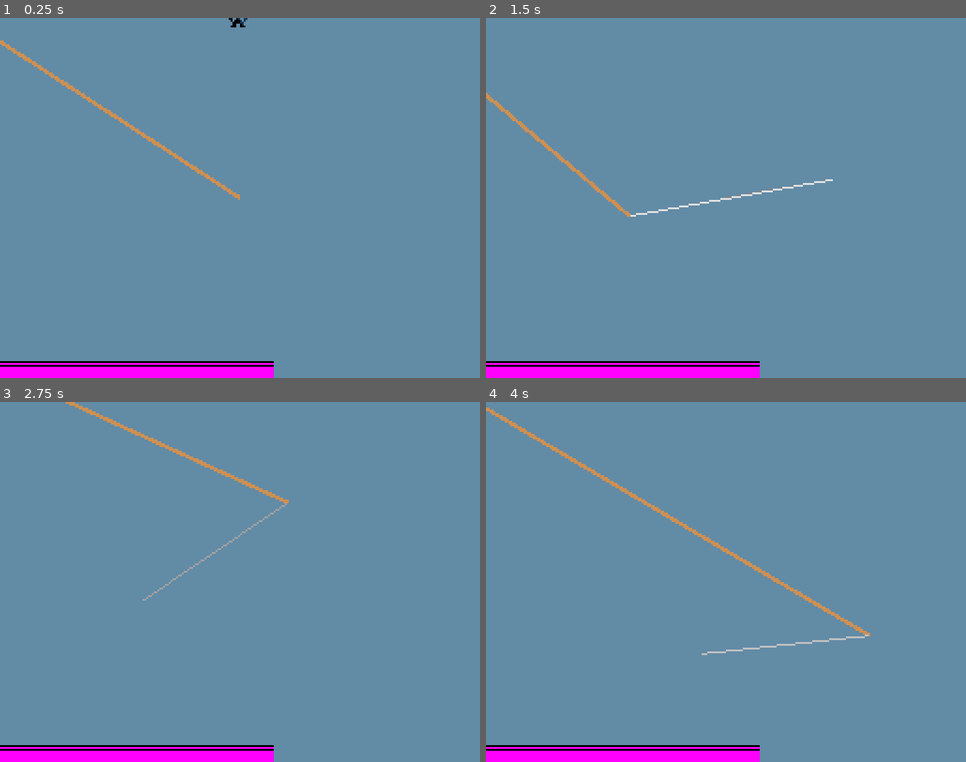
Above: before the commit, frames 1-4 (two rows, left to right).
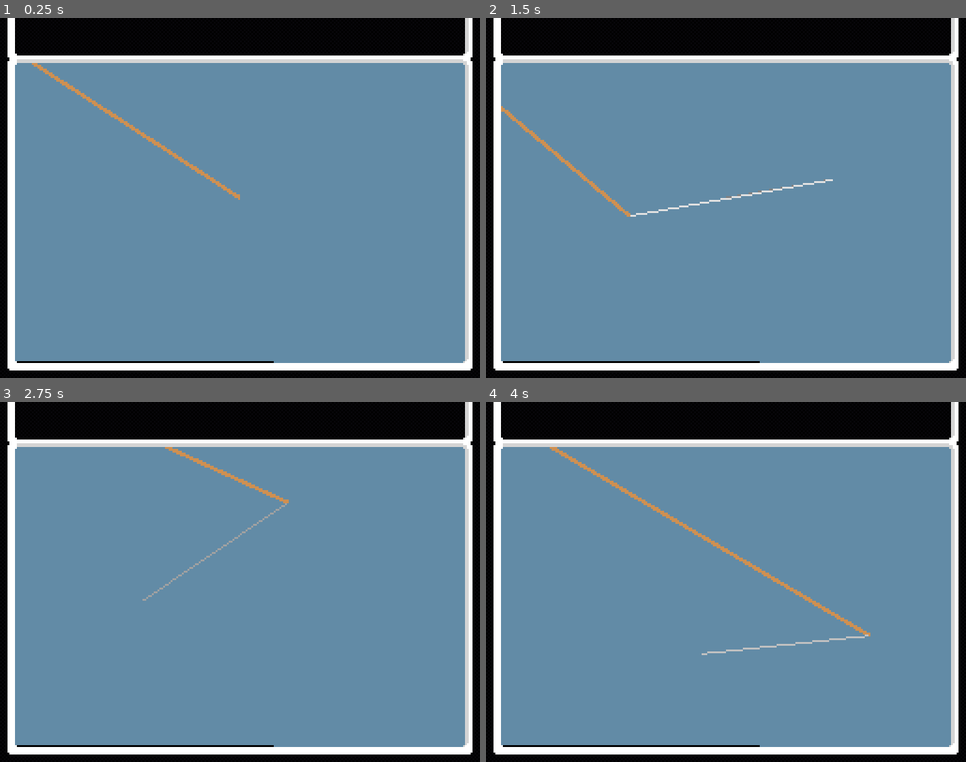
Above: after the commit, the same moments.

Repository: Jcodefox/GMTK-2025
Game: Godot game, scene res://scenes/topscenes/gameplay_topscene.tscn
The game is run twice, just before and just after one commit, with the same random seed, the same clock (stepped at 60 frames per second) and the same inputs.
Inputs (mouse positions are in pixels of both pictures, inside the frame that each line leads up to):
- Up to frame 1 (0.25 s): no input
- Up to frame 2 (1.5 s): move the mouse to (831, 180) at 0.52 s; hold D (move_right) from 0.53 s (still down); tap Space (move_jump) at 0.77 s; move the mouse to (630, 216) at 1.27 s
- Up to frame 3 (2.75 s): tap Space (move_jump) at 1.52 s; move the mouse to (288, 502) at 2.02 s; release D (move_right) at 2.03 s; hold A (move_left) from 2.03 s (still down)
- Up to frame 4 (4 s): tap Enter at 2.75 s; move the mouse to (702, 654) at 2.77 s; release A (move_left) at 2.78 s; hold D (move_right) from 2.78 s (still down); tap Space (move_jump) at 3.02, 3.5, 3.77 s; move the mouse to (870, 636) at 3.52 s

The runs differ from the first frame. In frame 1, 22% of the frame differs, in the area x 0-100%, y 0-100%; in frame 2, 22%; in frame 3, 22%; in frame 4, 22%.

Commit message:
Implement HUD frame

Diff:
--- a/scenes/topscenes/gameplay_topscene.tscn
+++ b/scenes/topscenes/gameplay_topscene.tscn
@@ -1,7 +1,8 @@
-[gd_scene load_steps=6 format=4 uid="uid://dwe36qbpqlr3w"]
+[gd_scene load_steps=7 format=4 uid="uid://dwe36qbpqlr3w"]
 
 [ext_resource type="PackedScene" uid="uid://crq0ubo4sdfwt" path="res://scenes/prefabs/player.tscn" id="1_rncwu"]
 [ext_resource type="PackedScene" uid="uid://byjfep6lctpr3" path="res://scenes/prefabs/lasso.tscn" id="2_u55sw"]
+[ext_resource type="Texture2D" uid="uid://drjswa8p2rpnx" path="res://assets/art/ui_hud/hudframe.png" id="3_pyq0w"]
 [ext_resource type="TileSet" uid="uid://cl63qdxuqflth" path="res://assets/art/terrain/main_tile_set.tres" id="3_u55sw"]
 
 [sub_resource type="PlaceholderTexture2D" id="PlaceholderTexture2D_rncwu"]
@@ -17,16 +18,24 @@
 
 [node name="Lasso" parent="." instance=ExtResource("2_u55sw")]
 
-[node name="CanvasLayer" type="CanvasLayer" parent="."]
+[node name="BackCanvasLayer" type="CanvasLayer" parent="."]
 layer = -128
 
-[node name="ColorRect" type="ColorRect" parent="CanvasLayer"]
+[node name="BackColor" type="ColorRect" parent="BackCanvasLayer"]
 anchors_preset = 15
 anchor_right = 1.0
 anchor_bottom = 1.0
 grow_horizontal = 2
 grow_vertical = 2
 color = Color(0.3835, 0.5434, 0.65, 1)
+
+[node name="HudCanvasLayer" type="CanvasLayer" parent="."]
+layer = 64
+
+[node name="HudFrameTexture" type="TextureRect" parent="HudCanvasLayer"]
+offset_right = 40.0
+offset_bottom = 40.0
+texture = ExtResource("3_pyq0w")
 
 [node name="StaticBody2D" type="StaticBody2D" parent="."]
 position = Vector2(241, 501)
Binary file added: assets/art/ui_hud/hudframe.png
Not shown, added: assets/art/ui_hud/hudframe.png.import
